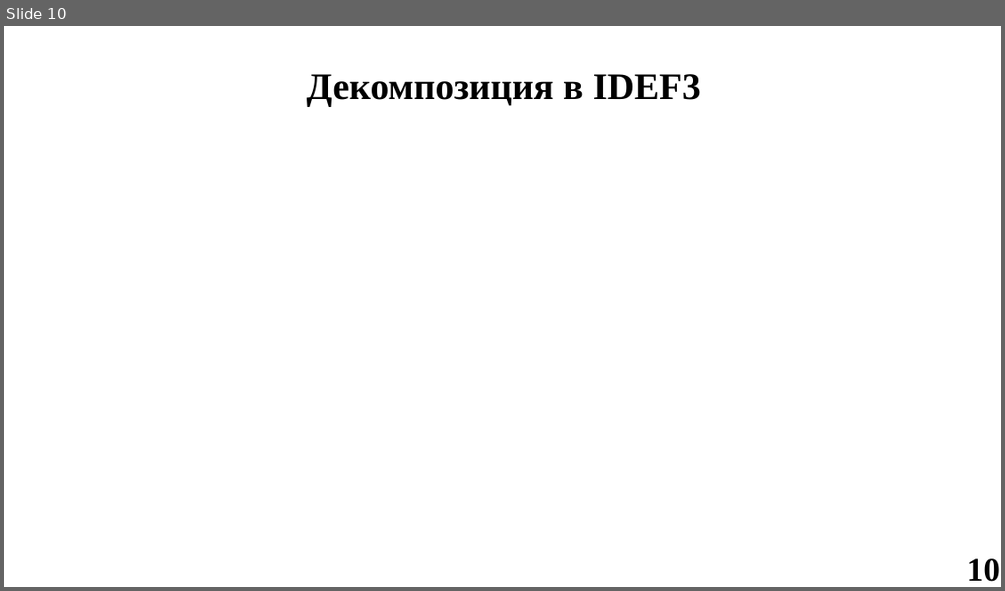
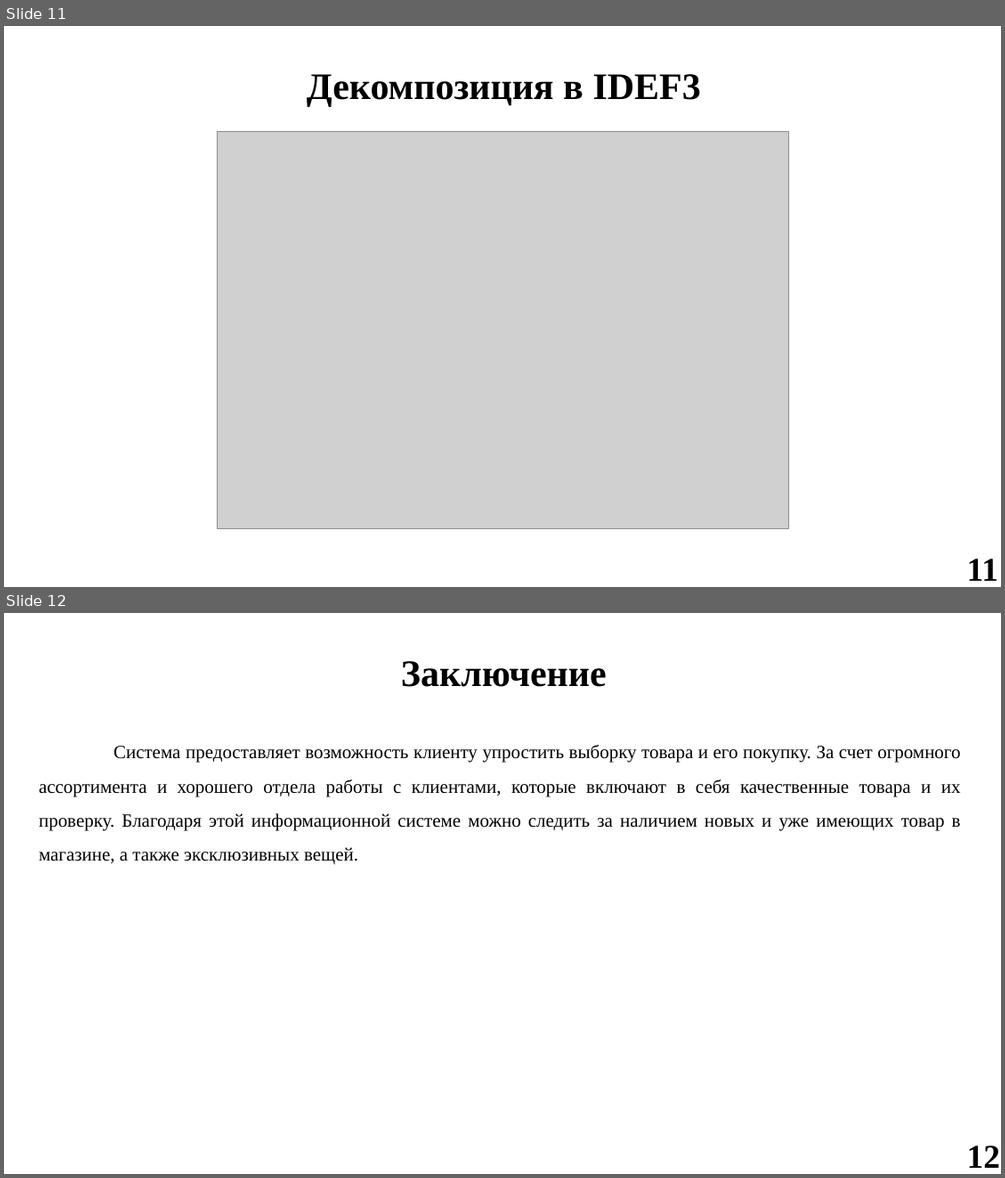
Before and after one commit to sa1kri/DFD, a slide deck: Образец.pptx. Shown one above the other, each under a label of ours: slide 10 before the commit, slides 11 and 12 after it. The pictures are 1005x591 and 1005x1178 pixels, drawn with LibreOffice and Linux fonts; fonts in the diff are those of the drawing; grey boxes stand for pictures; background and template pictures are left out. Boxes give left, top, right and bottom in pixels: in the first picture for what was removed or moved away, otherwise in the second. Text is boxed around its words. In the diff, an @@ line names an element or a change of style, - is before the commit and + after.

```diff
--- a/Образец.pptx
+++ b/Образец.pptx
@@ slide 12 added at [4, 613, 1001, 1174], background picture (left out) @@
@@ text added at [401, 661, 607, 687], 36 pt, text #000000, bold @@
+Заключение
@@ text added at [39, 745, 961, 865], 18 pt, text #000000 @@
+Система предоставляет возможность клиенту упростить выборку товара и его покупку. За счет огромного ассортимента и хорошего отдела работы с клиентами, которые включают в себя качественные товара и их проверку. Благодаря этой информационной системе можно следить за наличием новых и уже имеющих товар в магазине, а также эксклюзивных вещей.
@@ text added at [967, 1145, 1000, 1167], 32 pt, text #000000, bold @@
+12
@@ what was slide 10 is now slide 11 @@
@@ slide 11 changed as well @@
@@ picture added at [217, 131, 788, 529] @@
@@ text at [967, 558, 998, 580]: text changed @@
-10
+11
```
Also in this commit, not shown: 9 other slides changed, 1 other slide added, 1 slide removed, 1 other file.
